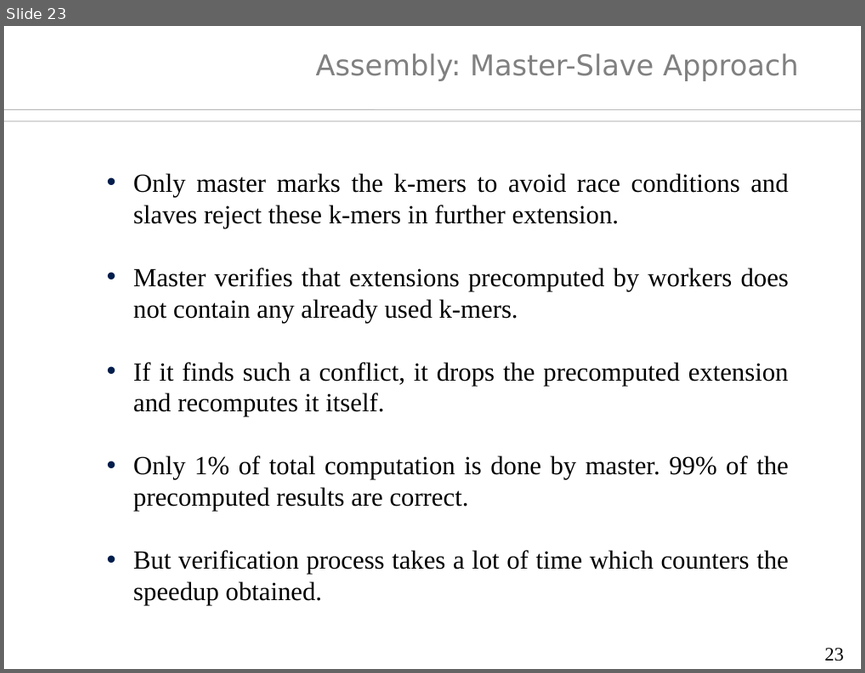
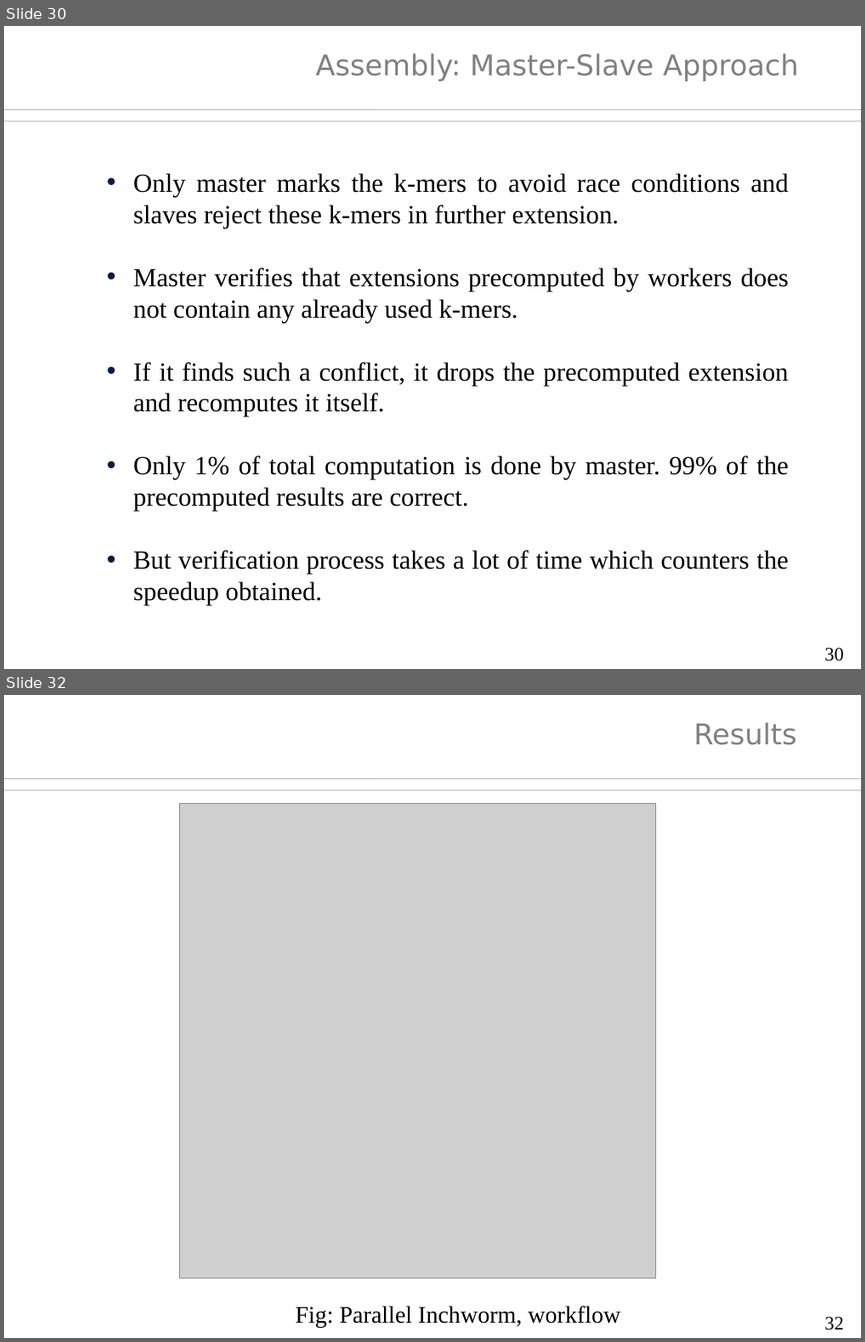
Before and after one commit to sh-ankur/parallel-inchworm, a slide deck: thesis/thesis-ppt.odp. Shown one above the other, each under a label of ours: slide 23 before the commit, slides 30 and 32 after it; the slides between them are not shown. The pictures are 865x673 and 865x1342 pixels, drawn with LibreOffice and Linux fonts; fonts in the diff are those of the drawing; grey boxes stand for pictures; background and template pictures are left out. Boxes give left, top, right and bottom in pixels: in the first picture for what was removed or moved away, otherwise in the second. Text is boxed around its words. In the diff, an @@ line names an element or a change of style, - is before the commit and + after.

```diff
--- a/thesis/thesis-ppt.odp
+++ b/thesis/thesis-ppt.odp
@@ slide 32 added at (x1=4, y1=695, x2=861, y2=1338), background #FFFFFF; not listed: 2 template elements that a slide beside it also shows @@
@@ title added at (x1=693, y1=722, x2=796, y2=745), 24 pt, text #808080 @@
+Results
@@ picture added at (x1=180, y1=803, x2=655, y2=1277) @@
@@ text added at (x1=296, y1=1305, x2=620, y2=1327), 20 pt, text #000000 @@
+Fig: Parallel Inchworm, workflow
@@ page number added at (x1=824, y1=1316, x2=843, y2=1330), 16 pt, text #000000 @@
+32
@@ what was slide 23 is now slide 30 @@
@@ page number at (x1=824, y1=647, x2=843, y2=661): text changed @@
-23
+30
```
Also in this commit, not shown: 15 slides changed, 16 other slides added, 7 slides removed, 23 other files.
